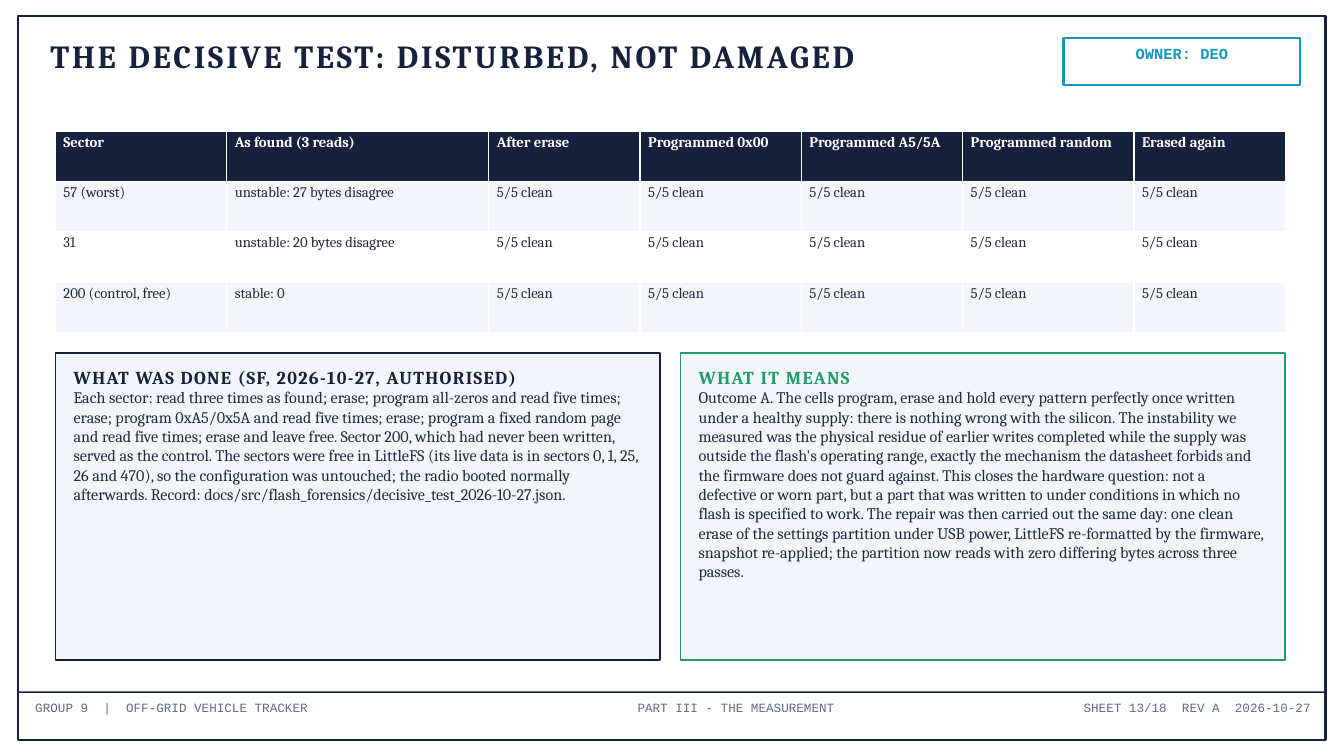
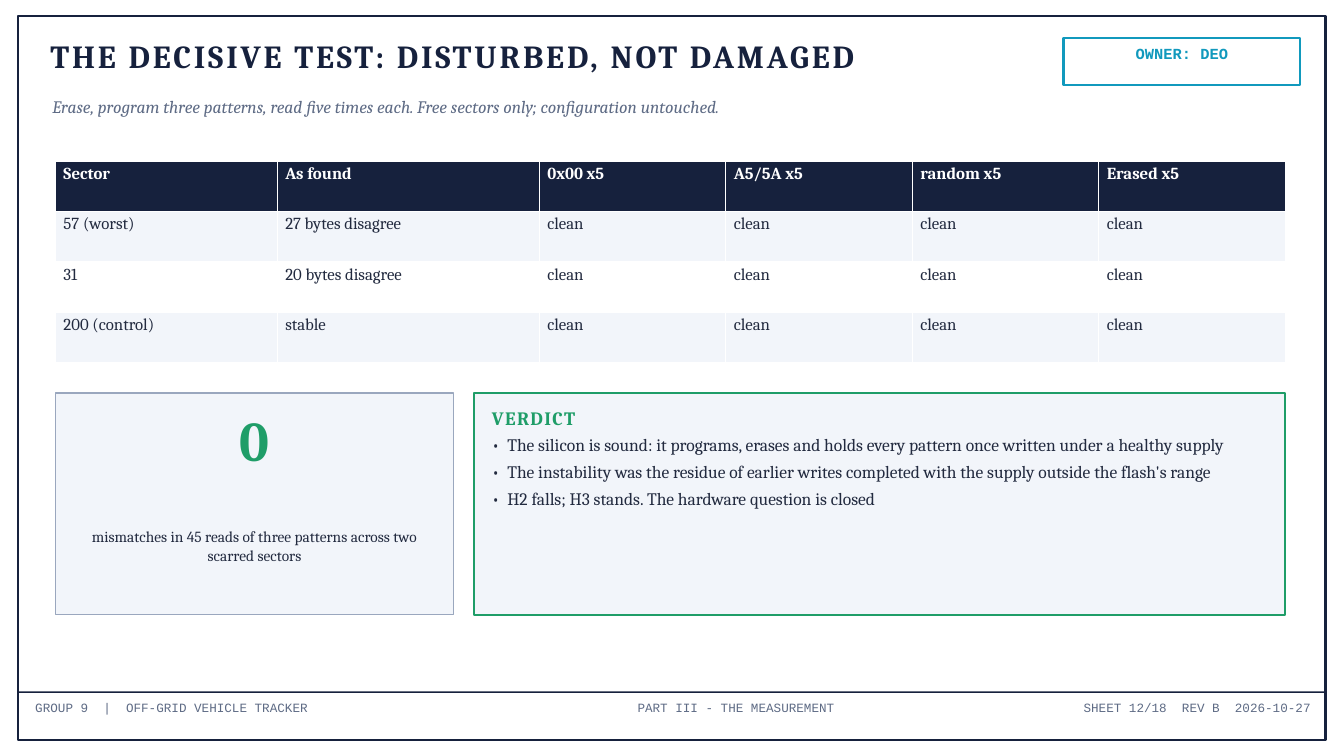
Before and after one commit to deosgracius/offgrid-vehicle-tracker, a slide deck: slide 12 of docs/presentations/Group9_ConfigLoss_RootCause.pptx (slide 13 before the commit). Drawn at 1344x756 pixels with LibreOffice and Linux fonts; fonts in the diff are those of the drawing. Boxes give left, top, right and bottom in pixels: in the first picture for what was removed or moved away, otherwise in the second. Text is boxed around its words. In the diff, an @@ line names an element or a change of style, - is before the commit and + after.

```diff
--- a/docs/presentations/Group9_ConfigLoss_RootCause.pptx
+++ b/docs/presentations/Group9_ConfigLoss_RootCause.pptx
@@ text added at (52, 101, 719, 117), 12.5 pt, text #5E6B85, italic @@
+Erase, program three patterns, read five times each. Free sectors only; configuration untouched.
@@ table at (55, 161, 1286, 363) @@
-column 1: Sector | 57 (worst) | 31 | 200 (control, free)
-column 2: As found (3 reads) | unstable: 27 bytes disagree | unstable: 20 bytes disagree | stable: 0
-column 3: After erase | 5/5 clean | 5/5 clean | 5/5 clean
-column 4: Programmed 0x00 | 5/5 clean | 5/5 clean | 5/5 clean
-column 5: Programmed A5/5A | 5/5 clean | 5/5 clean | 5/5 clean
-column 6: Programmed random | 5/5 clean | 5/5 clean | 5/5 clean
-column 7: Erased again | 5/5 clean | 5/5 clean | 5/5 clean
+column 1: Sector | 57 (worst) | 31 | 200 (control)
+column 2: As found | 27 bytes disagree | 20 bytes disagree | stable
+column 3: 0x00 x5 | clean | clean | clean
+column 4: A5/5A x5 | clean | clean | clean
+column 5: random x5 | clean | clean | clean
+column 6: Erased x5 | clean | clean | clean
@@ table: place and size @@
-table at (55, 131, 1286, 333)
+table at (55, 161, 1286, 363)
@@ text removed at (74, 371, 639, 504) @@
-WHAT WAS DONE (SF, 2026-10-27, AUTHORISED)
-Each sector: read three times as found; erase; program all-zeros and read five times; erase; program 0xA5/0x5A and read five times; erase; program a fixed random page and read five times; erase and leave free. Sector 200, which had never been written, served as the control. The sectors were free in LittleFS (its live data is in sectors 0, 1, 25, 26 and 470), so the configuration was untouched; the radio booted normally afterwards. Record: docs/src/flash_forensics/decisive_test_2026-10-27.json.
@@ text removed at (699, 371, 1264, 581) @@
-WHAT IT MEANS
-Outcome A. The cells program, erase and hold every pattern perfectly once written under a healthy supply: there is nothing wrong with the silicon. The instability we measured was the physical residue of earlier writes completed while the supply was outside the flash's operating range, exactly the mechanism the datasheet forbids and the firmware does not guard against. This closes the hardware question: not a defective or worn part, but a part that was written to under conditions in which no flash is specified to work. The repair was then carried out the same day: one clean erase of the settings partition under USB power, LittleFS re-formatted by the firmware, snapshot re-applied; the partition now reads with zero differing bytes across three passes.
@@ rectangle: place and size @@
-rectangle at (55, 353, 660, 660)
+rectangle at (55, 393, 454, 615)
@@ rectangle at (55, 393, 454, 615): outline #16213D 1.25 pt to #9AA7BE 1 pt @@
@@ rectangle: place and size @@
-rectangle at (681, 353, 1286, 660)
+rectangle at (474, 393, 1286, 615)
@@ text added at (492, 412, 1223, 509), 12.5 pt, text #222A3F @@
+VERDICT
+• The silicon is sound: it programs, erases and holds every pattern once written under a healthy supply
+• The instability was the residue of earlier writes completed with the supply outside the flash's range
+• H2 falls; H3 stands. The hardware question is closed
@@ text added at (240, 423, 270, 462), 40 pt, text #1F9D68, bold @@
+0
@@ text added at (92, 531, 416, 561), 11 pt, text #222A3F @@
+mismatches in 45 reads of three patterns across two scarred sectors
@@ text at (1084, 703, 1311, 712): text changed @@
-SHEET 13/18 REV A 2026-10-27
+SHEET 12/18 REV B 2026-10-27
```
Also in this commit, not shown: 16 other slides changed, 1 slide added, 1 slide removed, 4 other files.
